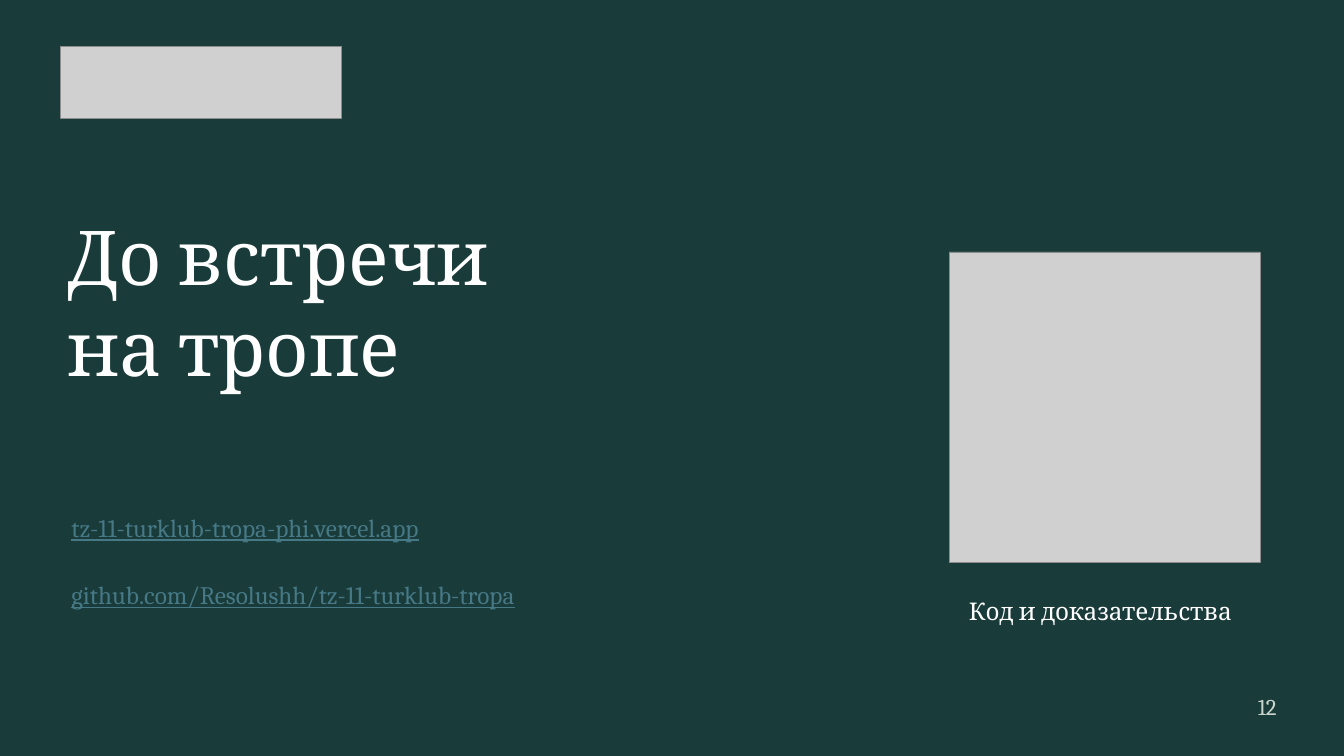
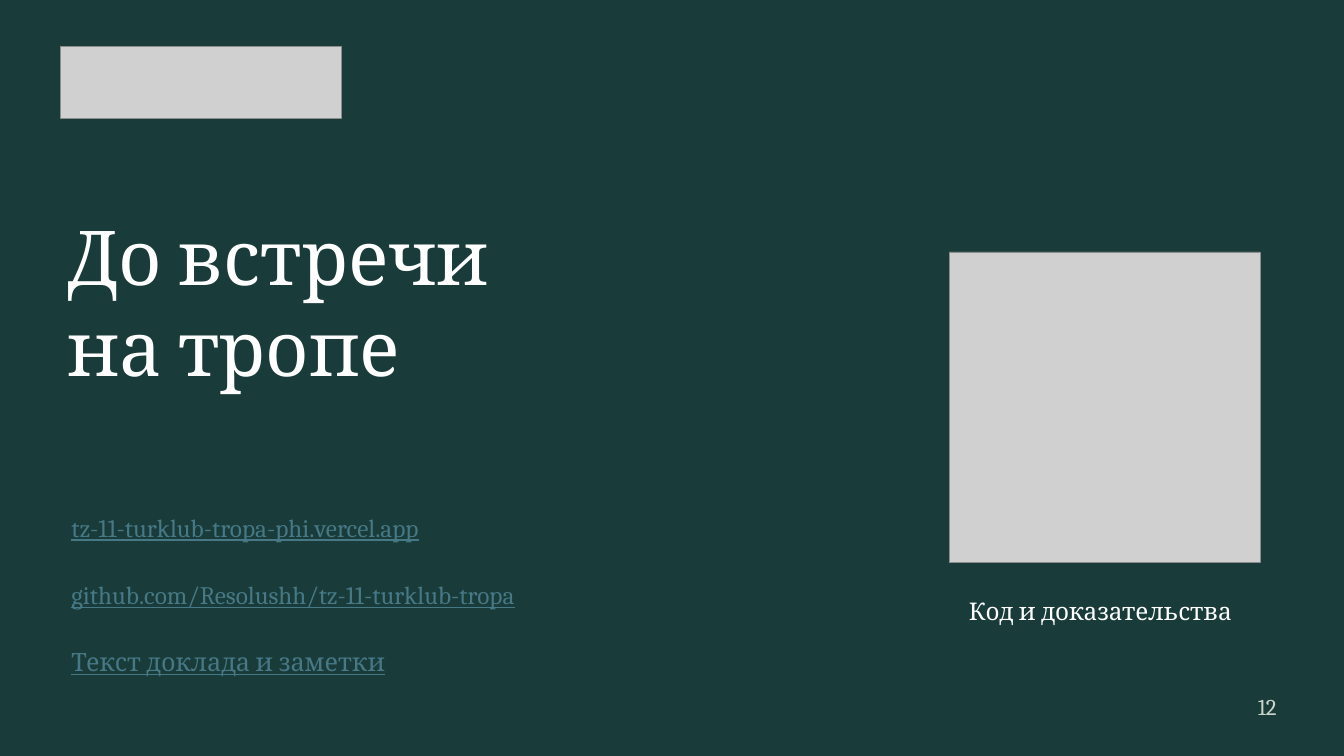
Before and after one commit to Resolushh/tz-11-turklub-tropa, a slide deck: slide 12 of presentation/zashchita.pptx. Drawn at 1344x756 pixels with LibreOffice and Linux fonts; fonts in the diff are those of the drawing; grey boxes stand for pictures. Boxes give left, top, right and bottom in pixels: in the first picture for what was removed or moved away, otherwise in the second. Text is boxed around its words. In the diff, an @@ line names an element or a change of style, - is before the commit and + after.

```diff
--- a/presentation/zashchita.pptx
+++ b/presentation/zashchita.pptx
@@ text added at bbox=[71, 653, 385, 676], 22.5 pt, text #467886, underline @@
+Текст доклада и заметки
```
Also in this commit, not shown: 5 other slides changed, 5 slides added, 5 slides removed, 4 other files.
